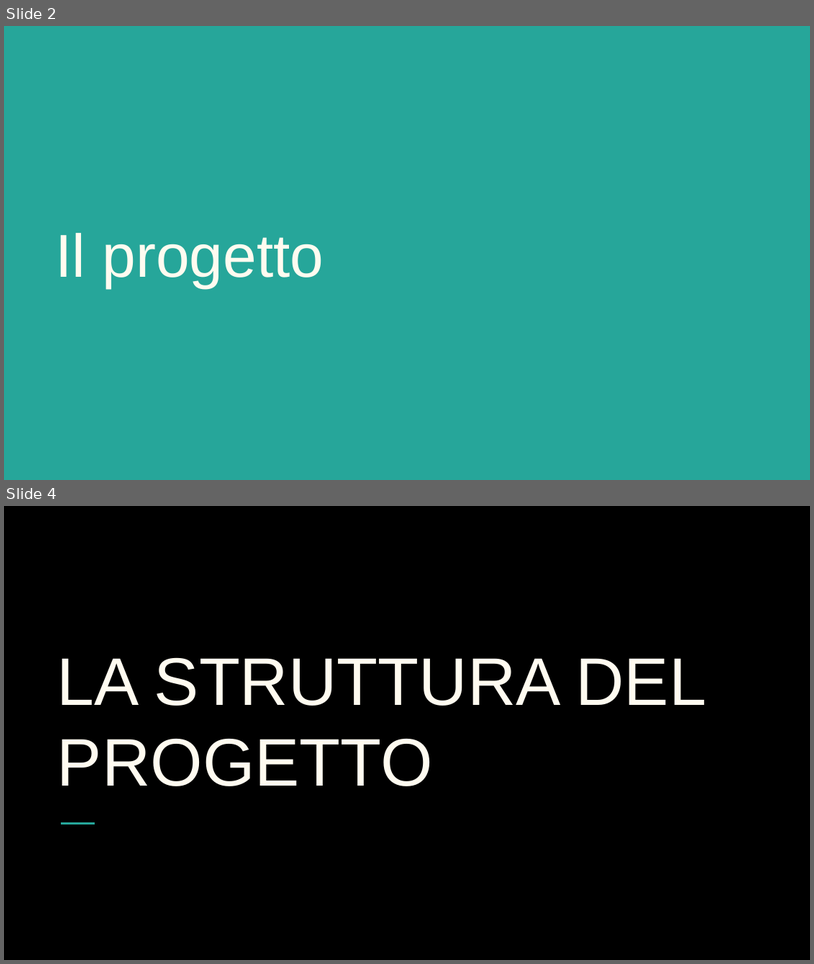
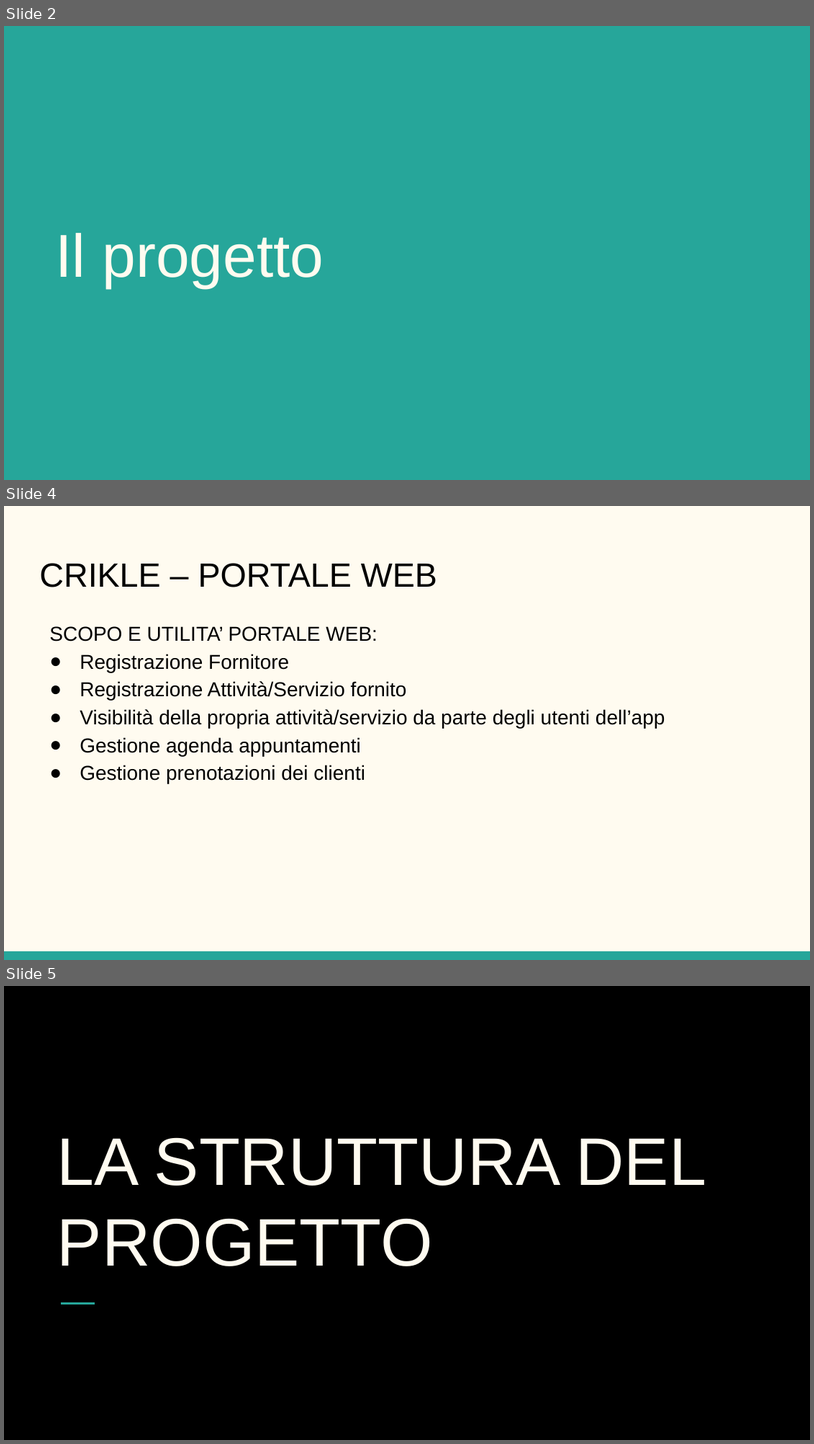
Before and after one commit to Tommiconlai/AppPet, a slide deck: Documenti/Relazione Finale/PP relazione.pptx. Shown one above the other, each under a label of ours: slides 2 and 4 before the commit, slides 2, 4 and 5 after it; the slides between them are not shown. The pictures are 814x964 and 814x1444 pixels, drawn with LibreOffice and Linux fonts; fonts in the diff are those of the drawing. Boxes give left, top, right and bottom in pixels: in the first picture for what was removed or moved away, otherwise in the second. Text is boxed around its words. In the diff, an @@ line names an element or a change of style, - is before the commit and + after.

```diff
--- a/Documenti/Relazione Finale/PP relazione.pptx
+++ b/Documenti/Relazione Finale/PP relazione.pptx
@@ slide 4 added at (x1=4, y1=506, x2=810, y2=960), background #FFFBF0 @@
@@ title added at (x1=39, y1=563, x2=437, y2=587), 30 pt, text #000000 @@
+CRIKLE – PORTALE WEB
@@ text added at (x1=49, y1=626, x2=665, y2=783), 18 pt, text #000000 @@
+SCOPO E UTILITA’ PORTALE WEB:
+● Registrazione Fornitore
+● Registrazione Attività/Servizio fornito
+● Visibilità della propria attività/servizio da parte degli utenti dell’app
+● Gestione agenda appuntamenti
+● Gestione prenotazioni dei clienti
@@ rectangle added at (x1=4, y1=951, x2=810, y2=960), fill #26A69A @@
@@ what was slide 4 is now slide 5 @@
```
Also in this commit, not shown: 3 other slides added, 1 slide removed.
